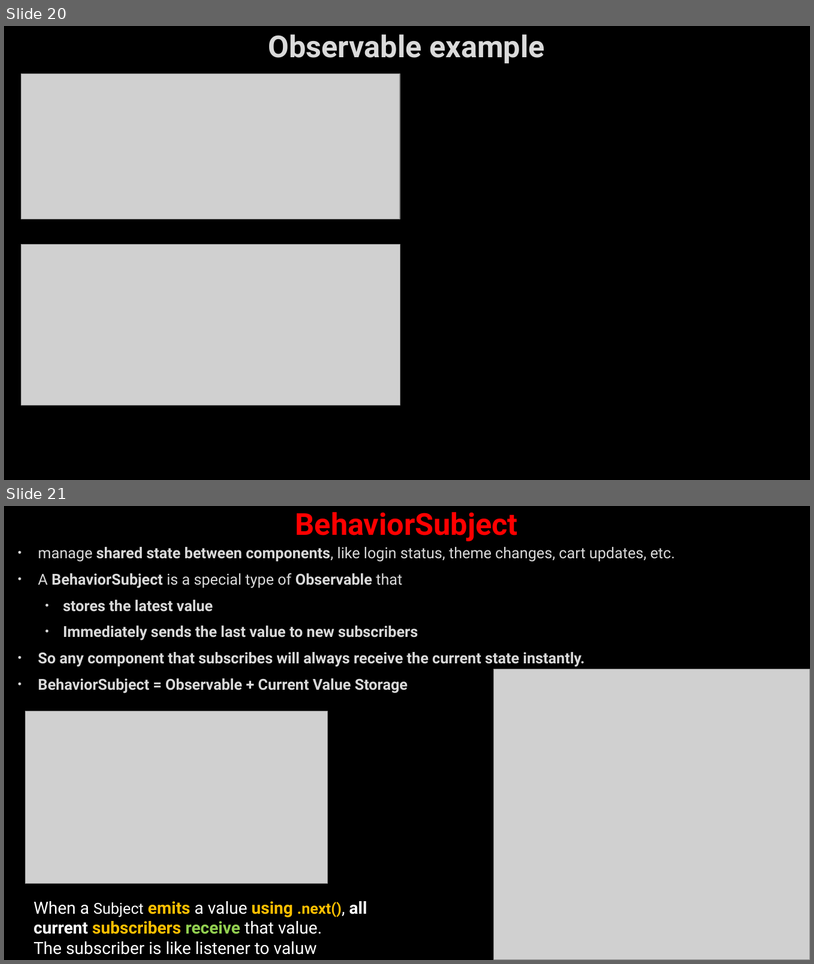
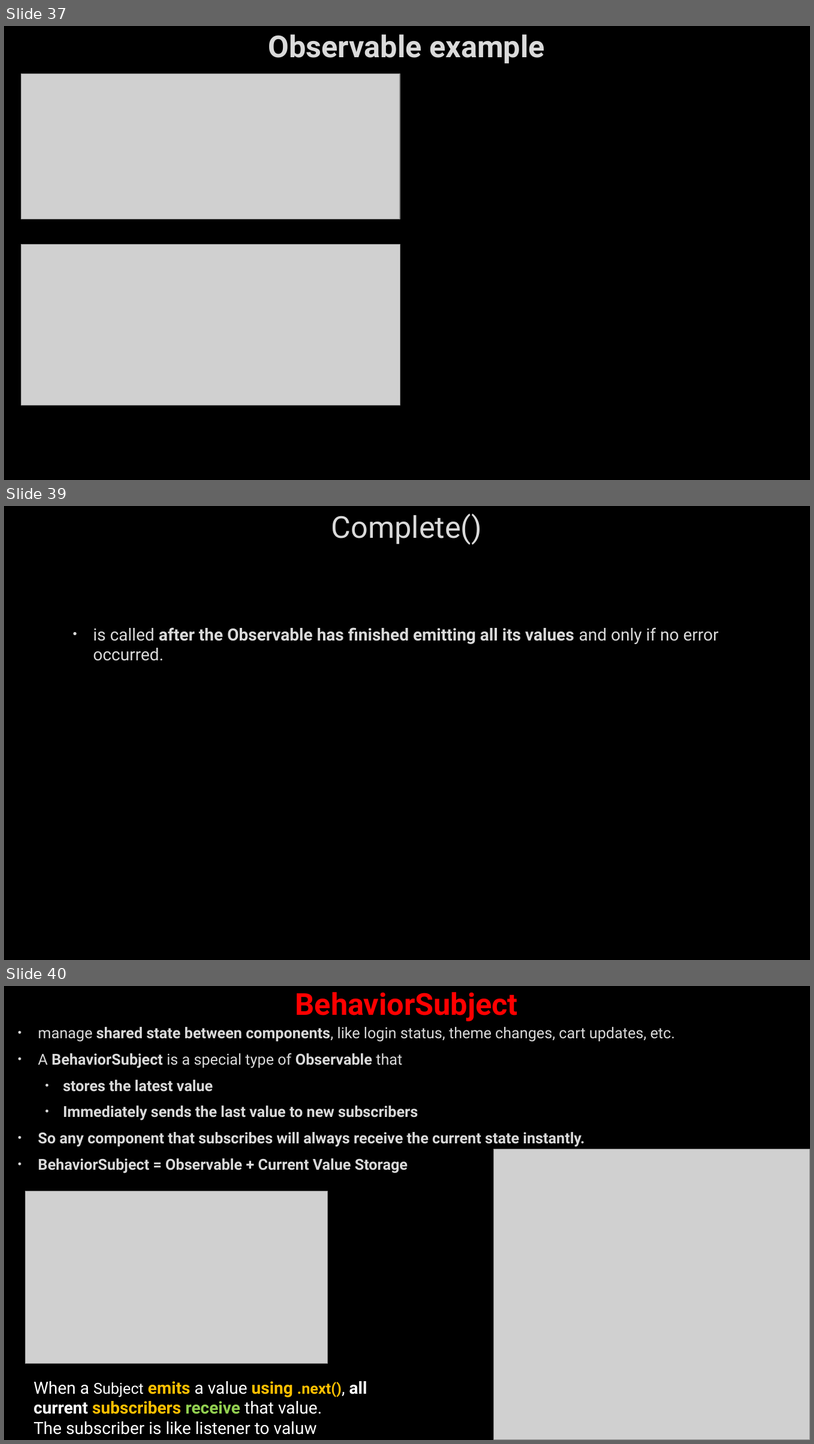
Before and after one commit to AhmedMohamedSamir1/Summary, a slide deck: Angular & type script/Angular.pptx. Shown one above the other, each under a label of ours: slides 20 and 21 before the commit, slides 37, 39 and 40 after it; the slides between them are not shown. The pictures are 814x964 and 814x1444 pixels, drawn with LibreOffice and Linux fonts; fonts in the diff are those of the drawing; grey boxes stand for pictures; background and template pictures are left out. Boxes give left, top, right and bottom in pixels: in the first picture for what was removed or moved away, otherwise in the second. Text is boxed around its words. In the diff, an @@ line names an element or a change of style, - is before the commit and + after.

```diff
--- a/Angular & type script/Angular.pptx
+++ b/Angular & type script/Angular.pptx
@@ slide 39 added at bbox=[4, 506, 810, 960], background picture (left out) @@
@@ title added at bbox=[332, 514, 482, 545], 36 pt, text #DADADA @@
+Complete()
@@ text added at bbox=[93, 627, 719, 661], 20 pt, text #DADADA, bold @@
+• is called after the Observable has finished emitting all its values and only if no error occurred.
@@ what was slide 20 is now slide 37 @@
@@ what was slide 21 is now slide 40 @@
```
Also in this commit, not shown: 2 slides changed, 24 other slides added, 4 other files.
